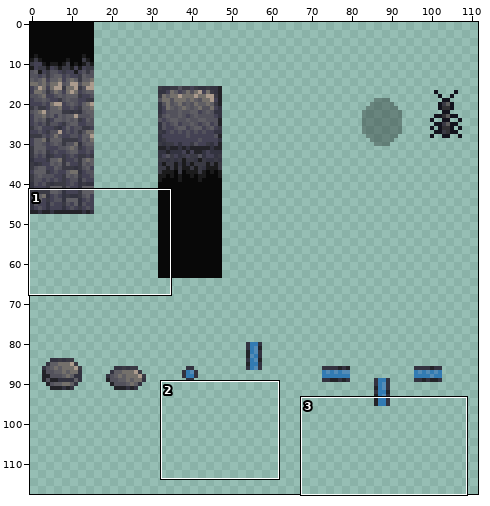
One commit to this sprite sheet: resources/sprites.png. Above, an overview of the earlier version with the close-up marked.
Close-up. Before the edit:
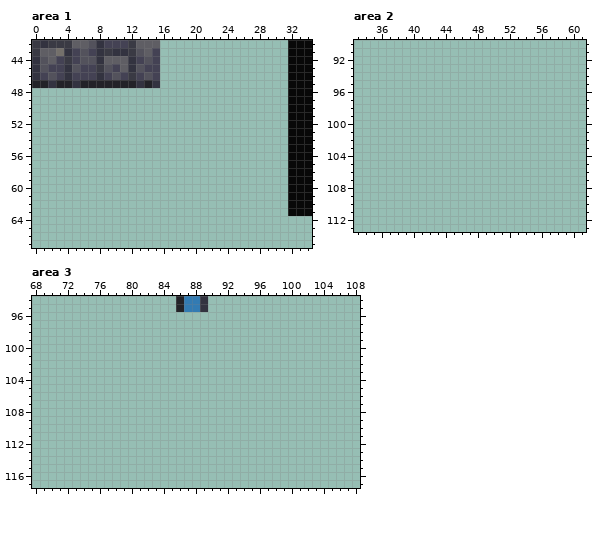
The file is 128x128 pixels. Colours within 5 levels of each other are drawn and written as one. Shown: area 1: x 0..34, y 42..67; area 2: x 33..61, y 90..113; area 3: x 68..108, y 94..117. The wide view leaves out empty margins. The commit also changed other parts of the picture, which this record leaves out.
The result:
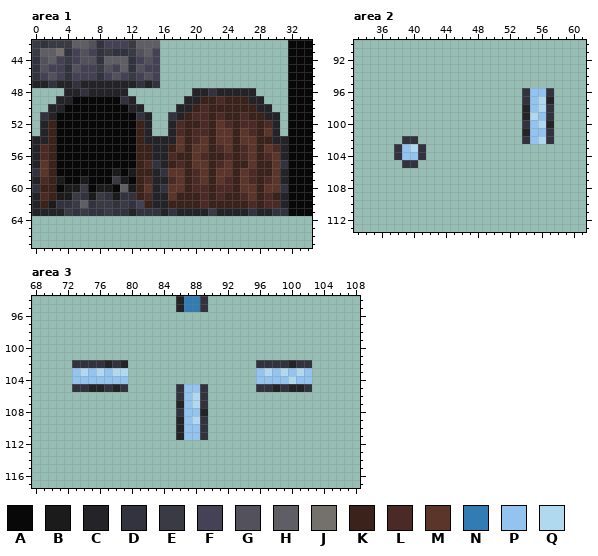
Palette (. is transparent): A #080808  B #1b1b1c  C #232328  D #333340  E #3a3a44  F #444254  G #53525c  H #5f5e64  J #74706b  K #3b221b  L #4b2925  M #5b342a  N #327bb3  P #93c3ef  Q #b0d8ef
From old to new:
Area 1:
y 48: x 4..11 ........ -> CCDCCCCC; x 20..27 ........ -> CCDCCCCC
y 49: x 3..12 .......... -> CCAAAAAADC; x 19..28 .......... -> CCKKLKKKCC
y 50: x 2..13 ............ -> CCAAAAAAAACC; x 18..29 ............ -> CCKLKKKKKKCC
y 51: x 1..14 .............. -> DCAAAAAAAAAADC; x 17..30 .............. -> DCKLLKLKKLKKCC
y 52: x 1..14 .............. -> CKAAAAAAAAAAKC; x 17..30 .............. -> CLKKLKMLKLLKLC
y 53: x 1..14 .............. -> CKAAAAAAAAAAKC; x 17..30 .............. -> CLKLLKMMKMLKMC
y 54: x 0..31 ................................ -> CCKAAAAAAAAAAKCCCCMKLMKMMKMMKKCC
y 55: x 0..31 ................................ -> CLKAAAAAAAAAAKKCCKMKMMKLMKLMKMLC
y 56: x 0..31 ................................ -> CLKAAAAAAAAAAKKCCLKKMLKKLKLMKLMC
y 57: x 0..31 ................................ -> CMKAAAAAAAAAAKLDCKLKMMKLMKKMKKMD
y 58: x 0..31 ................................ -> DMKAAAAAAABABKKCDMMKLMKMMKMLKKMC
y 59: x 0..31 ................................ -> CLKBAABAAAEBAKLCCLMKLMKMLKMLKLMC
y 60: x 0..31 ................................ -> DKKABBEABBAHBKMCDMMKLLKLLKMMKMMD
y 61: x 0..31 ................................ -> CLKBBEDBEDBDDKLCCMKKKLKLKKLMKLKC
y 62: x 0..31 ................................ -> CKBDDEHDEEDEDFKCCKKKKLKKKKKLKLLC
y 63: x 0..31 ................................ -> CCCCEDEDDEDDCDDDCDCCCCECCCCDCCDD
Area 2:
y 96: x 54..57 .... -> DPPD
y 97: x 54..57 .... -> DPQC
y 98: x 54..57 .... -> CPQD
y 99: x 54..57 .... -> CQPD
y 100: x 54..57 .... -> DPQC
y 101: x 54..57 .... -> CPPD
y 102: x 39..40 .. -> DD; x 54..57 .... -> DPQD
y 103: x 38..41 .... -> DPQD
y 104: x 38..41 .... -> DPPD
y 105: x 39..40 .. -> DD
Area 3:
y 102: x 73..79 ....... -> DDDDCDC; x 96..102 ....... -> DDDDCDD
y 103: x 73..79 ....... -> PQPQPQQ; x 96..102 ....... -> PQPQPQP
y 104: x 73..79 ....... -> PPPPPPP; x 96..102 ....... -> PPPPQPP
y 105: x 73..79 ....... -> DDCCDCD; x 86..89 .... -> DPPD; x 96..102 ....... -> DDCDCCD
y 106: x 86..89 .... -> DPQD
y 107: x 86..89 .... -> CPQD
y 108: x 86..89 .... -> DPPC
y 109: x 86..89 .... -> CPQD
y 110..111: x 86..89 .... -> CPPD
